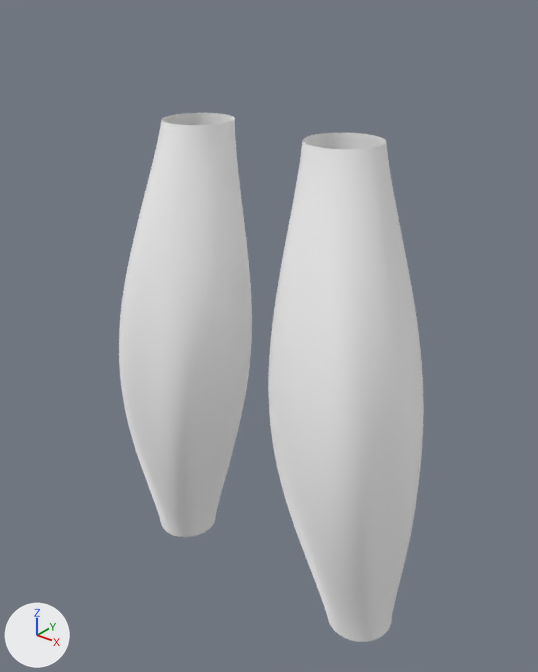
Renders of the glTF model characters/arjun/arjun_riding_cloth.glb from each side of a commit.
Rendered twice from a 50 mm camera at (0.647, -0.807, 1.158) aimed at (0.005, -0.005, 0.661). Arrows for +X, +Y and +Z are at lower left; the lights stay in place. The older version comes first.

Objects in the first picture: 'Arjun_DrapedTrousers_-1', 'Arjun_DrapedTrousers_1'.
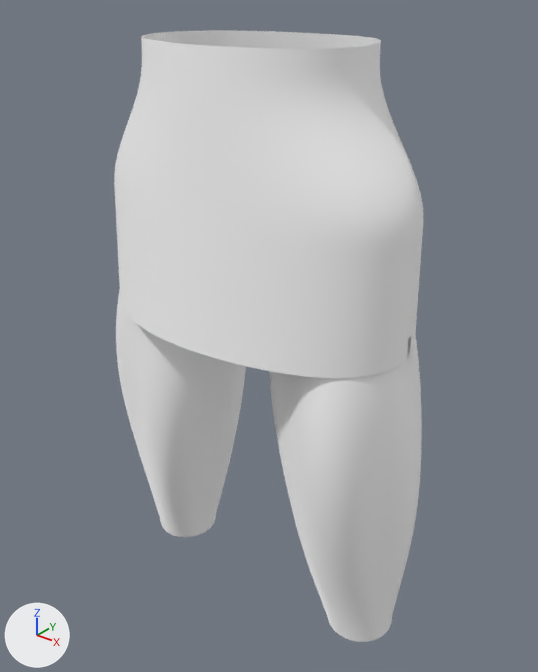
What differs and where, as boxes (x1, y1, x2, y2) in the pictures (538 x 672 px; the box of a moved part takes in the faces that stretch with it):
```json
{"object": "Arjun_Kurta_SplitHem", "change": "added", "after": [114, 30, 423, 378]}
{"object": "Arjun_DrapedTrousers_1", "change": "reshaped", "before": [268, 133, 424, 642], "after": [269, 334, 422, 642]}
{"object": "Arjun_DrapedTrousers_-1", "change": "reshaped", "before": [119, 113, 252, 537], "after": [116, 289, 246, 537]}
{"part": 1, "of": "me_arjun_drapedtrousers_1", "change": "moved or reshaped", "before": [268, 133, 424, 612], "after": [269, 334, 422, 612]}
{"part": 2, "of": "me_arjun_drapedtrousers__1", "change": "moved or reshaped", "before": [119, 113, 252, 514], "after": [116, 289, 246, 514]}
```

Edits to the scene script, one JSON object a line:
```json
{"op": "add", "block": "mat_weathered_charcoal_cotton", "code": ["mat_weathered_charcoal_cotton = principled_material('Weathered charcoal cotton')", "mat_weathered_charcoal_cotton.base_color = (1.0, 1.0, 1.0)  # white #ffffff", "mat_weathered_charcoal_cotton.roughness = 0.84", "mat_weathered_charcoal_cotton.sheen_weight = 1.0"]}
{"block": "me_arjun_drapedtrousers_1", "where": "# used by ob_arjun_drapedtrousers_1; location = (0.0, 0.0, 0.0)"}
{"op": "remove", "block": "me_arjun_drapedtrousers_1", "code": "me_arjun_drapedtrousers_1.from_pydata(...)  # 3744 vertices, 7296 faces; spans x 0.054..0.271, y -0.126..0.084, z 0.205..0.97"}
{"op": "add", "block": "me_arjun_drapedtrousers_1", "code": "me_arjun_drapedtrousers_1.from_pydata(...)  # 3744 vertices, 7296 faces; spans x 0.047..0.27, y -0.138..0.089, z 0.205..0.97"}
{"block": "me_arjun_drapedtrousers_1", "change": "me_arjun_drapedtrousers_1 part 1: 2927 of 3744 vertices moved; they spanned x 0.054..0.271, y -0.126..0.084, z 0.225..0.95 and now span x 0.047..0.27, y -0.138..0.089, z 0.225..0.95; mean shift (0.0, 0.0, 0.0); largest move (0.123, 0.079, 0.547) -> (0.13, 0.064, 0.547)"}
{"block": "me_arjun_drapedtrousers__1", "where": "# used by ob_arjun_drapedtrousers__1; location = (0.0, 0.0, 0.0)"}
{"op": "remove", "block": "me_arjun_drapedtrousers__1", "code": "me_arjun_drapedtrousers__1.from_pydata(...)  # 3744 vertices, 7296 faces; spans x -0.266..-0.051, y -0.129..0.081, z 0.205..0.97"}
{"op": "add", "block": "me_arjun_drapedtrousers__1", "code": "me_arjun_drapedtrousers__1.from_pydata(...)  # 3744 vertices, 7296 faces; spans x -0.274..-0.046, y -0.127..0.094, z 0.205..0.97"}
{"block": "me_arjun_drapedtrousers__1", "change": "me_arjun_drapedtrousers__1 part 2: 2930 of 3744 vertices moved; they spanned x -0.266..-0.051, y -0.129..0.081, z 0.225..0.95 and now span x -0.274..-0.046, y -0.127..0.094, z 0.225..0.95; mean shift (0.0, 0.0, 0.0); largest move (-0.147, 0.077, 0.527) -> (-0.144, 0.092, 0.527)"}
{"op": "add", "block": "me_arjun_kurta_splithem", "code": ["me_arjun_kurta_splithem = bpy.data.meshes.new('Arjun_Kurta_SplitHem')", "me_arjun_kurta_splithem.from_pydata(...)  # 2400 vertices, 4600 faces; spans x -0.25..0.248, y -0.178..0.138, z 0.705..1.085", "me_arjun_kurta_splithem.materials.append(mat_weathered_charcoal_cotton)  # white #ffffff"]}
{"op": "add", "block": "ob_arjun_kurta_splithem", "code": ["ob_arjun_kurta_splithem = bpy.data.objects.new('Arjun_Kurta_SplitHem', me_arjun_kurta_splithem)", "ob_arjun_kurta_splithem.location = (0.0, 0.0, 0.0)"]}
```
